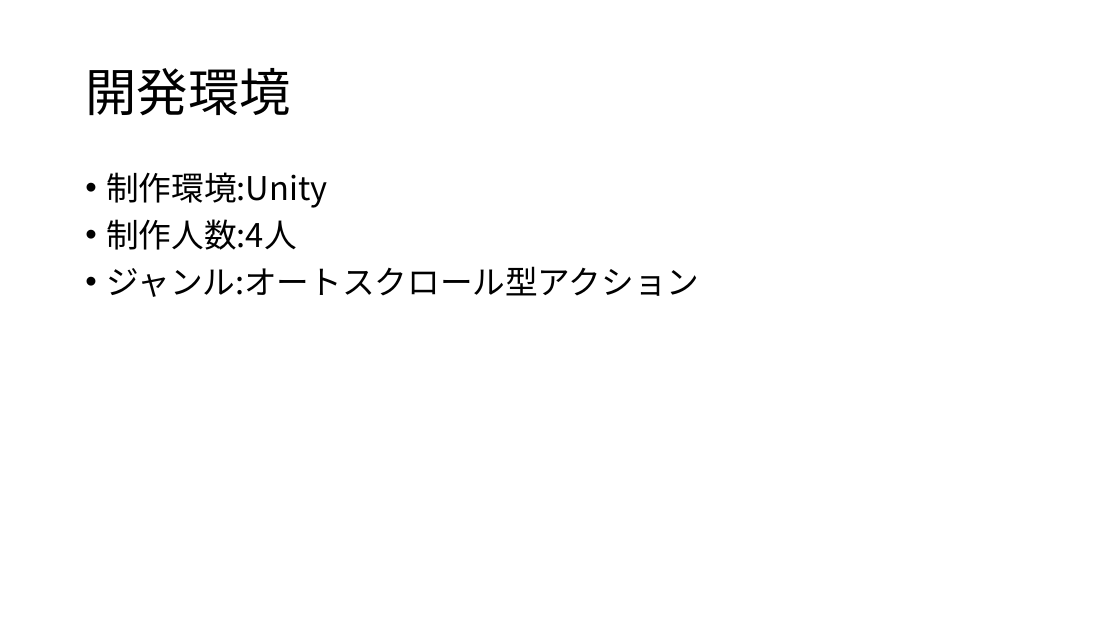
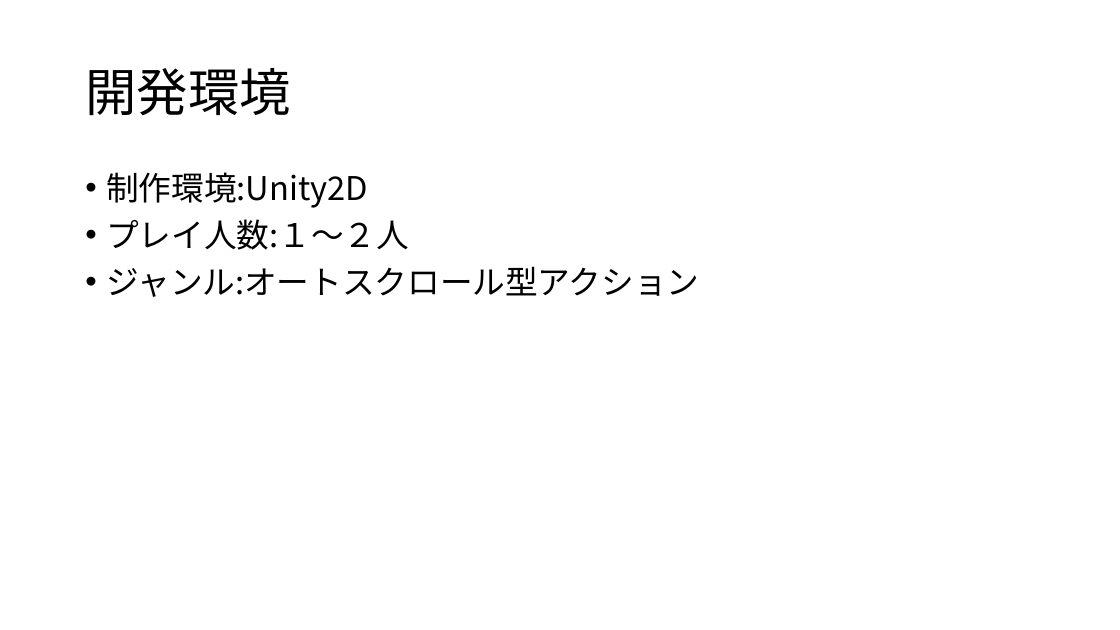
Before and after one commit to Hyde306/UniMan, a slide deck: slide 2 of チーム制作.pptx. Drawn at 1120x630 pixels with LibreOffice and Linux fonts; fonts in the diff are those of the drawing. Boxes give left, top, right and bottom in pixels: in the first picture for what was removed or moved away, otherwise in the second. Text is boxed around its words. In the diff, an @@ line names an element or a change of style, - is before the commit and + after.

```diff
--- a/チーム制作.pptx
+++ b/チーム制作.pptx
@@ text at [106, 172, 409, 250]: text changed @@
-• 制作環境:Unity
-• 制作人数:4人
+• 制作環境:Unity2D
+• プレイ人数:１～２人
```
Also in this commit, not shown: 2 other slides changed.
